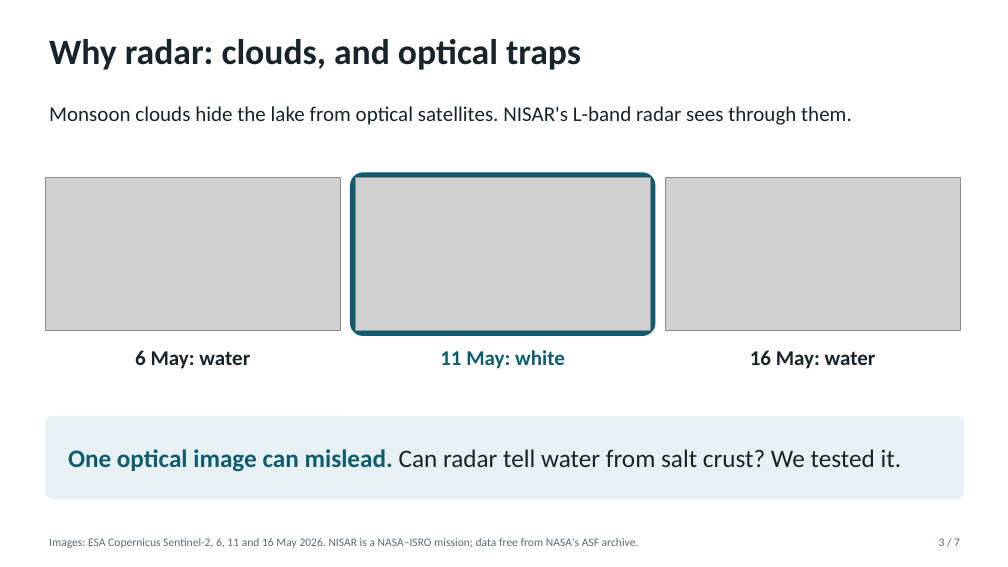
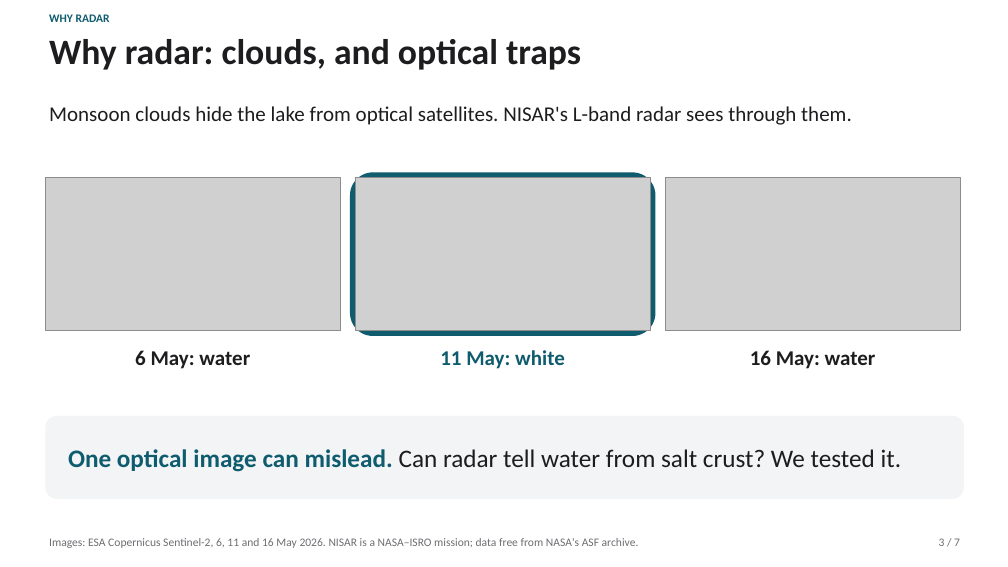
Before and after one commit to lokesh09s/sambhar-watch, a slide deck: slide 3 of docs/slides/Sambhar_Watch.pptx. Drawn at 1008x567 pixels with LibreOffice and Linux fonts; fonts in the diff are those of the drawing; grey boxes stand for pictures. Boxes give left, top, right and bottom in pixels: in the first picture for what was removed or moved away, otherwise in the second. Text is boxed around its words. In the diff, an @@ line names an element or a change of style, - is before the commit and + after.

```diff
--- a/docs/slides/Sambhar_Watch.pptx
+++ b/docs/slides/Sambhar_Watch.pptx
@@ text added at [49, 14, 110, 22], 11 pt, text #0F5C6E, bold @@
+WHY RADAR
@@ rounded rectangle at [350, 172, 656, 336]: proportions changed @@
@@ rounded rectangle at [45, 416, 964, 499]: fill #E7F1F3 to #F2F4F6; proportions changed @@
@@ text "Images: ESA Copernicus Sentinel-2, 6, ..." at [49, 538, 639, 548]: text colour #5B6B70 to #6E6E73 @@
@@ text "3 / 7" at [939, 538, 960, 546]: text colour #5B6B70 to #6E6E73 @@
```
Also in this commit, not shown: 6 other slides changed, 3 other files.
